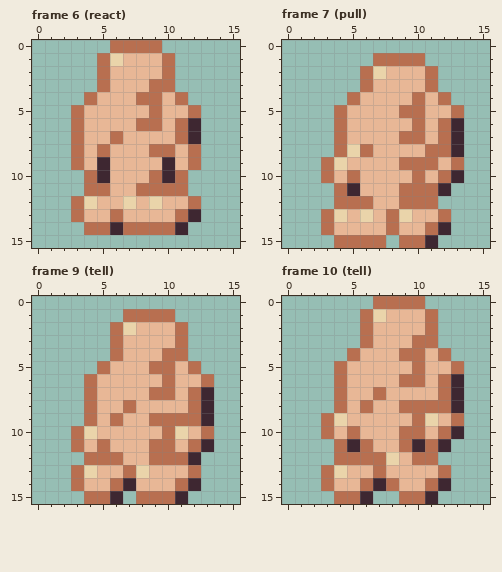
Edited in one commit: pixel-art file (art/minis/dog-pierre@50.aseprite). The first picture shows the starting point.
16x16 pixels, 14 frames. Shown: frame 6 (react), frame 7 (pull), frame 9 (tell), frame 10 (tell). The commit also changed other frames, which this record leaves out.
The result:
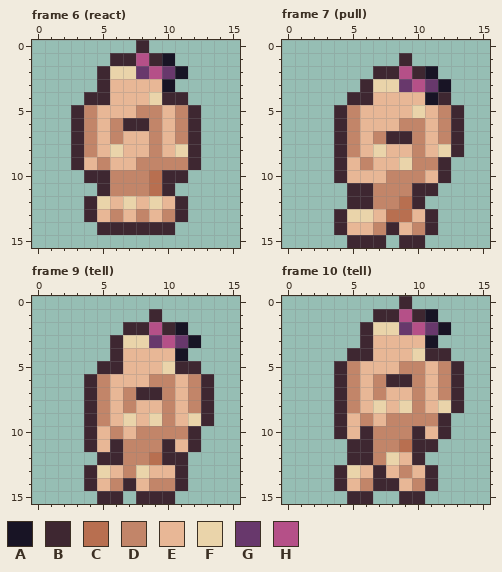
Palette (. is transparent): A #181425  B #3e2731  C #b86f50  D #c28569  E #e8b796  F #ead4aa  G #68386c  H #b55088
Diff:
Changed rows in their new state; - is an unchanged pixel.
Frame 6 (react):
first column x 3:
 0 ---..B.---
 1 --.BBHBA--
 2 --BFFGHGA-
 3 --B---EA--
 4 -BB--EFBB-
 5 BD---DD-DB
 6 BD-DBBD-D-
 7 BD-D--D-D-
 8 BDEF--DEFB
 9 B-D--DDDDB
10 -B-DDD--B-
11 -.BDDD-B.-
12 .BF-----B.
13 .B-D-D-DB.
14 -.B-BBBB.-
Frame 7 (pull):
first column x 3:
 1 ----..B.---
 2 ---.BBHBA--
 3 ---BFFGHGA-
 4 --BB---EAB-
 5 -BD---EF-DB
 6 -BD---DD-D-
 7 -BD-DBBD-D-
 8 -BDEF--DEF-
 9 .B-D--FDDB.
10 .BE--DDD-B.
11 -.-BDDDBB.-
12 -.BBDD-B.--
13 .BF---C-B.-
14 .B--DB-DB.-
15 -.BBB-BB.--
Frame 9 (tell):
first column x 3:
 1 ----..B.---
 2 ---.BBHBA--
 3 ---BFFGHGA-
 4 ---B---EA--
 5 --BB--EFBB-
 6 -BD---DD-DB
 7 -BD-DBBD-D-
 8 -BD-D--D-D-
 9 -BDEF-FDEF-
10 .B-D-DDDDB.
11 .BEBDDDB-B.
12 -.BBDD-BB.-
13 .BF-D---B.-
14 .B-D--DDB.-
15 -.B--BBB.--
Frame 10 (tell):
first column x 3:
 0 ----..B.---
 1 ---.BBHBA--
 2 ---BFFGHGA-
 3 ---B---EA--
 4 --BB--EFBB-
 5 -BD---DD-DB
 6 -BD-DBBD-D-
 7 -BD-D--D-D-
 8 -BDEF-FDEF-
 9 .B-D-DDDDB.
10 .BEBDDDB-B.
11 -.-BDD--B.-
12 -.BBD--B.--
13 .BF-B-D-B.-
14 .B-D-B-DB.-
15 -.B---BB.--
Where, in picture pixels (left, top, right, bottom), the same in both pictures:
changed: (71, 40, 201, 235)
changed: (321, 53, 464, 248)
changed: (71, 309, 214, 504)
changed: (321, 296, 464, 504)
